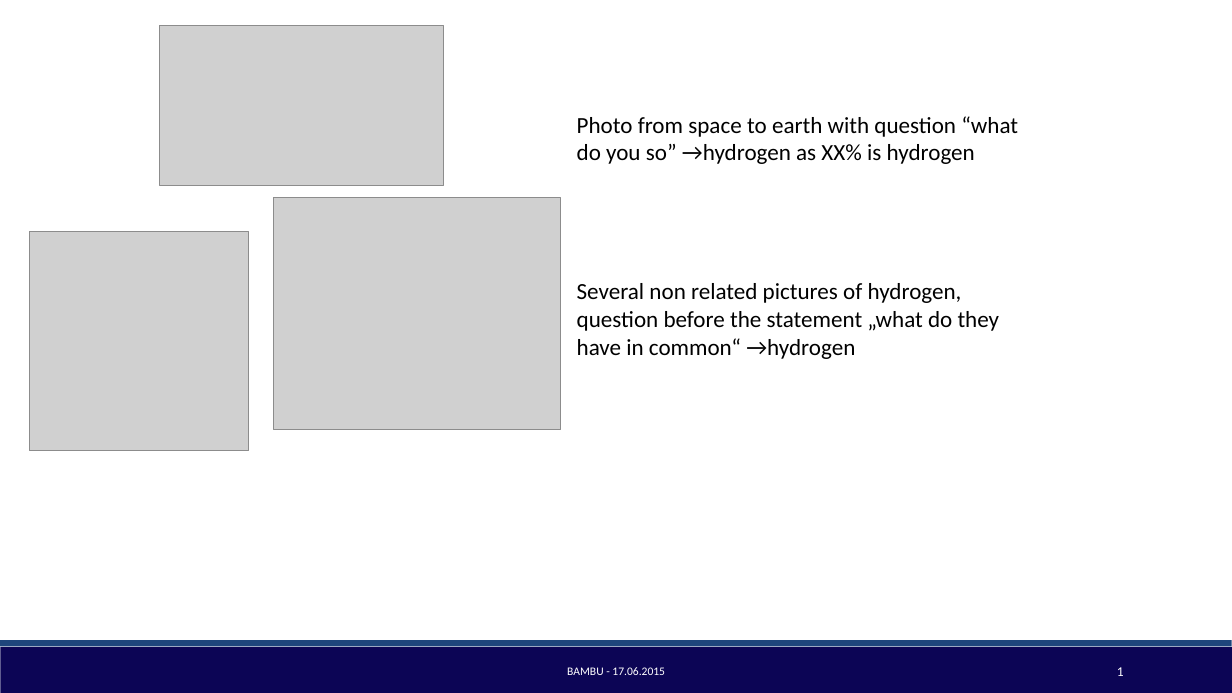
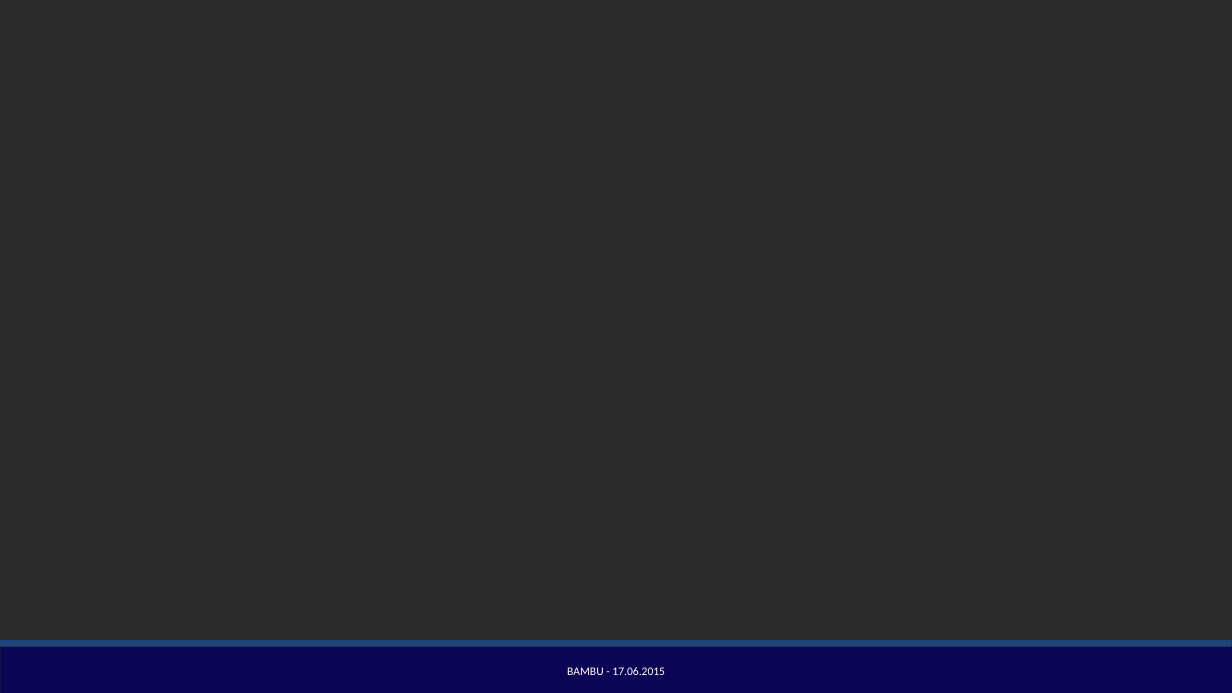
Before and after one commit to BambuGMS/Industry-Analysis-Report, a slide deck: slide 1 of Assignments/Presentations/2015.06.14_Presentation.pptx. Drawn at 1232x693 pixels with LibreOffice and Linux fonts; fonts in the diff are those of the drawing; grey boxes stand for pictures; background and template pictures are left out; a plain dark background stands for a picture behind light text. Boxes give left, top, right and bottom in pixels: in the first picture for what was removed or moved away, otherwise in the second. Text is boxed around its words. In the diff, an @@ line names an element or a change of style, - is before the commit and + after.

```diff
--- a/Assignments/Presentations/2015.06.14_Presentation.pptx
+++ b/Assignments/Presentations/2015.06.14_Presentation.pptx
@@ background #FFFFFF to picture (left out) @@
@@ picture removed at (160,26,445,186) @@
@@ text removed at (577,116,1018,359) @@
-Photo from space to earth with question “what do you so” →hydrogen as XX% is hydrogen
-Several non related pictures of hydrogen, question before the statement „what do they have in common“ →hydrogen
@@ picture removed at (274,198,561,430) @@
@@ picture removed at (30,231,249,450) @@
@@ page number removed at (1117,667,1124,676) @@
-1
```
Also in this commit, not shown: 7 other slides changed, 1 slide removed.
